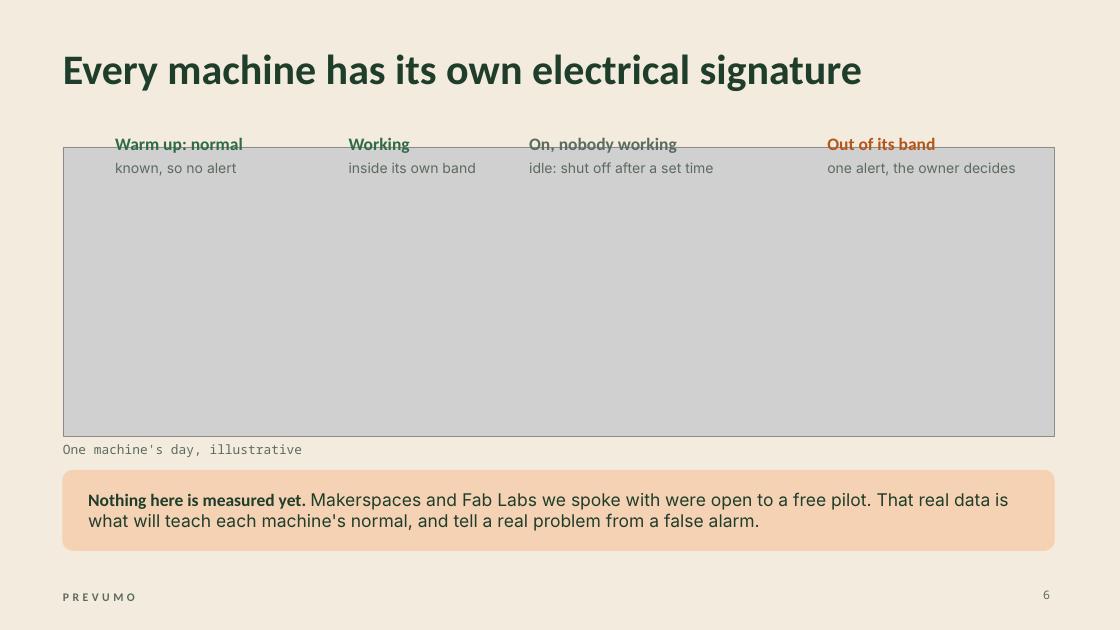
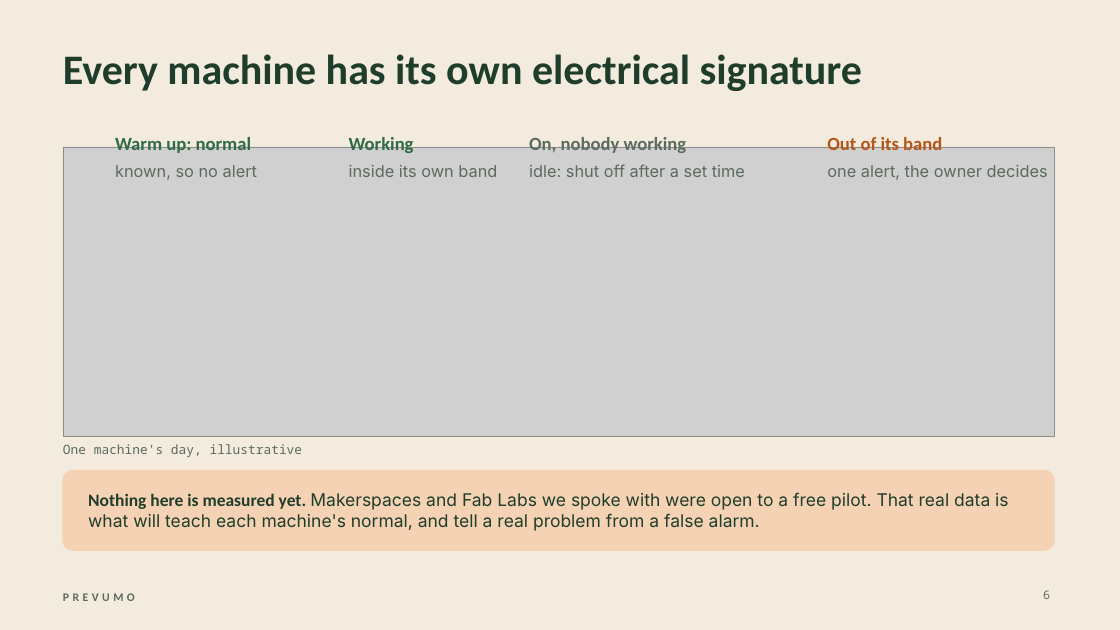
Before and after one commit to WAHB22/wahbs-world, a slide deck: slide 6 of prevumo/deliverables/final/PREVUMO-final.pptx. Drawn at 1120x630 pixels with LibreOffice and Linux fonts; fonts in the diff are those of the drawing; grey boxes stand for pictures. Boxes give left, top, right and bottom in pixels: in the first picture for what was removed or moved away, otherwise in the second. Text is boxed around its words. In the diff, an @@ line names an element or a change of style, - is before the commit and + after.

```diff
--- a/prevumo/deliverables/final/PREVUMO-final.pptx
+++ b/prevumo/deliverables/final/PREVUMO-final.pptx
@@ size 15 to 16 pt in 4 elements at (x1=349, y1=137, x2=414, y2=153), (x1=827, y1=137, x2=942, y2=150), (x1=115, y1=137, x2=251, y2=153), (x1=529, y1=137, x2=687, y2=153) @@
@@ size 12 to 14 pt in 4 elements at (x1=115, y1=165, x2=257, y2=180), (x1=349, y1=165, x2=497, y2=177), (x1=827, y1=165, x2=1048, y2=180), (x1=529, y1=164, x2=745, y2=177) @@
```
Also in this commit, not shown: 12 other slides changed, 12 other files.
